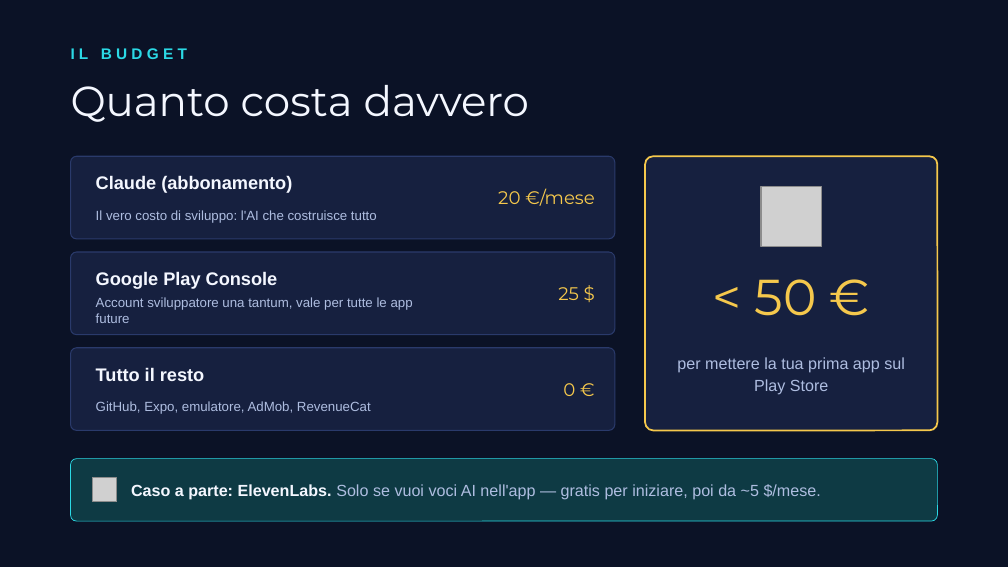
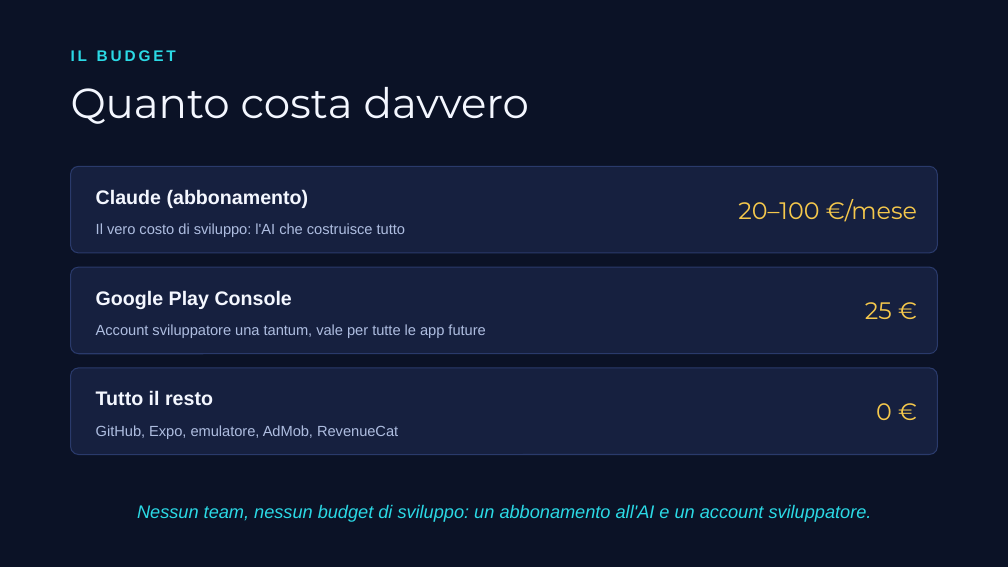
Before and after one commit to albertocabasvidani/beybladex-score, a slide deck: slide 5 of video/slide-video-ai.pptx. Drawn at 1008x567 pixels with LibreOffice and Linux fonts; fonts in the diff are those of the drawing; grey boxes stand for pictures. Boxes give left, top, right and bottom in pixels: in the first picture for what was removed or moved away, otherwise in the second. Text is boxed around its words. In the diff, an @@ line names an element or a change of style, - is before the commit and + after.

```diff
--- a/video/slide-video-ai.pptx
+++ b/video/slide-video-ai.pptx
@@ text "IL BUDGET" at (71, 50, 176, 61): letter spacing 3 to 2 pt @@
@@ rounded rectangle: place and size @@
-rounded rectangle at (71, 156, 615, 239)
+rounded rectangle at (71, 166, 937, 253)
@@ text "Claude (abbonamento)": place and size @@
-text "Claude (abbonamento)" at (96, 175, 292, 193)
+text "Claude (abbonamento)" at (96, 189, 309, 208)
@@ rounded rectangle removed at (645, 156, 937, 430) @@
@@ text at (738, 199, 917, 222): text changed; size 13 to 17 pt @@
-20 €/mese
+20–100 €/mese
@@ picture removed at (761, 186, 822, 247) @@
@@ text "Il vero costo di sviluppo: ...": place and size @@
-text "Il vero costo di sviluppo: ..." at (96, 210, 377, 223)
+text "Il vero costo di sviluppo: ..." at (96, 223, 405, 237)
@@ rounded rectangle: place and size @@
-rounded rectangle at (71, 252, 615, 335)
+rounded rectangle at (71, 267, 937, 354)
@@ text "Google Play Console": place and size @@
-text "Google Play Console" at (96, 271, 278, 289)
+text "Google Play Console" at (96, 290, 292, 309)
@@ text removed at (755, 279, 817, 316) @@
-< 50 €
@@ text "Account sviluppatore una tantum, vale ...": place and size @@
-text "Account sviluppatore una tantum, vale ..." at (96, 297, 413, 323)
+text "Account sviluppatore una tantum, vale ..." at (96, 324, 485, 338)
@@ text at (865, 302, 892, 319): text changed; size 13 to 17 pt @@
-25 $
+25 €
@@ text removed at (677, 357, 905, 395) @@
-per mettere la tua prima app sul Play Store
@@ proportions changed in 3 elements at (71, 166, 937, 253), (71, 267, 937, 354), (71, 368, 937, 455) @@
@@ rounded rectangle: place and size @@
-rounded rectangle at (71, 348, 615, 430)
+rounded rectangle at (71, 368, 937, 455)
@@ size 13 to 14 pt in 3 elements at (96, 189, 309, 208), (96, 290, 292, 309), (96, 391, 213, 405) @@
@@ text "Tutto il resto": place and size @@
-text "Tutto il resto" at (96, 368, 204, 381)
+text "Tutto il resto" at (96, 391, 213, 405)
@@ text "0 €": place and size @@
-text "0 €" at (563, 383, 575, 396)
+text "0 €" at (876, 403, 892, 420)
@@ text "0 €" at (876, 403, 892, 420): size 13 to 17 pt @@
@@ size 9.5 to 10.5 pt in 3 elements at (96, 223, 405, 237), (96, 324, 485, 338), (96, 425, 398, 439) @@
@@ text "GitHub, Expo, emulatore, AdMob, RevenueCat": place and size @@
-text "GitHub, Expo, emulatore, AdMob, RevenueCat" at (96, 401, 371, 414)
+text "GitHub, Expo, emulatore, AdMob, RevenueCat" at (96, 425, 398, 439)
@@ rounded rectangle removed at (71, 459, 937, 521) @@
@@ picture removed at (93, 478, 117, 502) @@
@@ text removed at (131, 484, 821, 500) @@
-Caso a parte: ElevenLabs. Solo se vuoi voci AI nell'app — gratis per iniziare, poi da ~5 $/mese.
@@ text added at (137, 505, 872, 522), 13 pt, text #2BD9E5, italic @@
+Nessun team, nessun budget di sviluppo: un abbonamento all'AI e un account sviluppatore.
```
Also in this commit, not shown: 5 other slides changed, 6 slides added, 1 other file.
